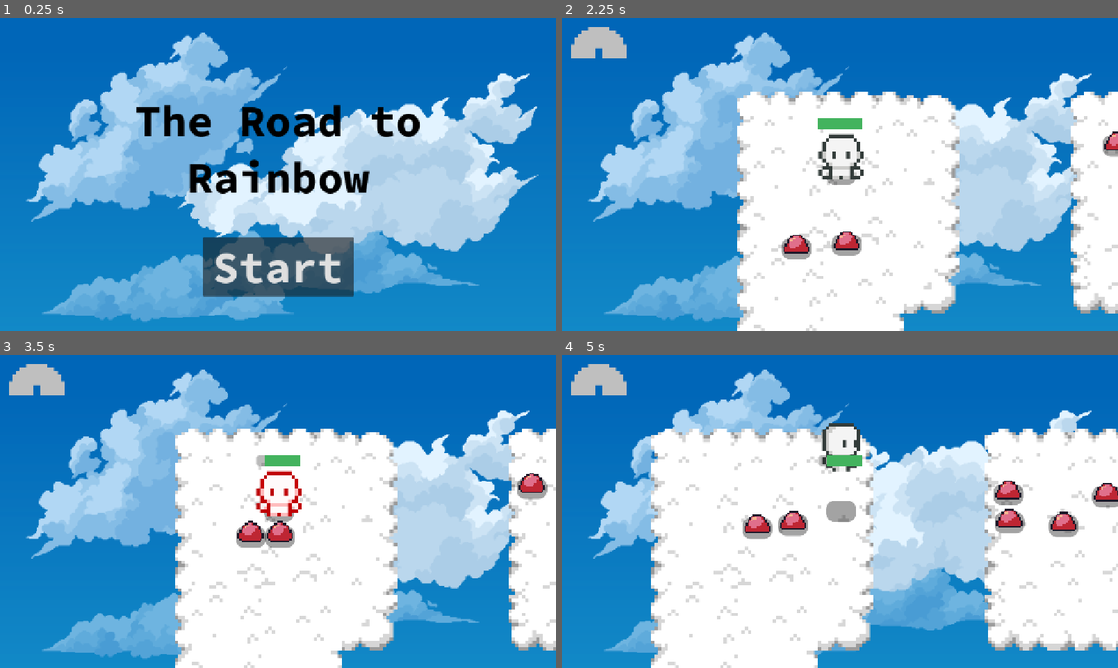
Above: before the commit, frames 1-4 (two rows, left to right).
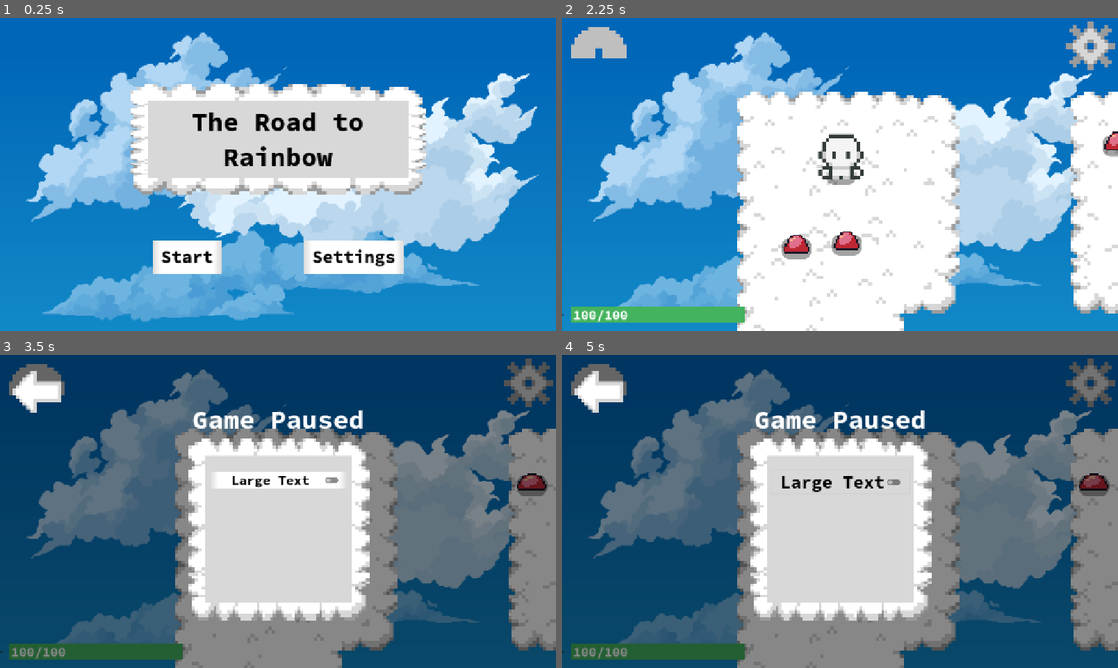
Above: after the commit, the same moments.

Repository: emkartch/the_road_to_rainbow_alt
Game: Godot game, scene res://main.tscn
The game is run twice, just before and just after one commit, with the same random seed, the same clock (stepped at 60 frames per second) and the same inputs.
Inputs (mouse positions are in pixels of both pictures, inside the frame that each line leads up to):
- Up to frame 1 (0.25 s): no input
- Up to frame 2 (2.25 s): click (917, 255) at 0.5 s, where only the run after the commit has a clickable "Settings"; click (600, 55) at 1.27 s; click "Start" at 2 s
- Up to frame 3 (3.5 s): click (528, 383) at 2.77 s
- Up to frame 4 (5 s): click (840, 480) at 3.5 s, where only the run after the commit has a clickable "Large Text"; hold Right (move_right) from 4.28 s (still down); hold Shift (run) from 4.28 s (still down); tap E (interact) at 4.35 s; tap Space (jump) at 4.52 s

The runs differ from the first frame. In frame 1, 25% of the frame differs, in the area x 23-77%, y 21-90%; in frame 2, 2.7%; in frame 3, 95%; in frame 4, 97%, in the area x 0-100%, y 0-100%.
Error before the commit: Invalid access to property or key 'collider' on a base object of type 'KinematicCollision2D'. (res://player/states/motion/on_ground/move.gd:52)

Commit message:
Accessibility & UI/UX
All of the files for the "Accessibility & UI/UX" assignment in ATLS 4140.

Diff:
--- a/global_variables.gd
+++ b/global_variables.gd
@@ -9,6 +9,10 @@
 var level_count = 1
 
 var active_collision = false
+
+var max_player_health = 100.0
+
+var main_game_running = false
 
 func direction_animation_update(type: String):
 
--- a/hud.gd
+++ b/hud.gd
@@ -4,14 +4,16 @@
 signal start_game
 
 @onready var tileMap = get_node("/root/Main/Tilemap")
+@onready var theme = preload("res://theme/trtr_theme.tres")
 
 #var titleText = "The Road to Rainbow"
 func _ready():
-	$Rainbow.hide()
+	$InLevel.hide()
+	$Settings.hide()
 	tileMap.hide()
 
 func show_game_over():
-	$Rainbow.hide()
+	$InLevel.hide()
 	tileMap.get_node("Clouds V1").enabled = false
 	tileMap.get_node("Clouds V2").enabled = false
 	tileMap.get_node("Clouds V3").enabled = false
@@ -22,15 +24,14 @@
 	# Wait until the MessageTimer has counted down.
 	await $MessageTimer.timeout
 
-	$TitleLabel.text = "The Road to\nRainbow"
-	$TitleLabel.show()
+	%TitleLabel.text = "The Road to\nRainbow"
+	$TitleContainer.show()
 	# Make a one-shot timer and wait for it to finish.
 	await get_tree().create_timer(1.0).timeout
-	$StartButton.show()
+	$TitleButtonsContainer.show()
 
 func show_win():
-
-	$Rainbow.hide()
+	$InLevel.hide()
 	tileMap.get_node("Clouds V1").enabled = false
 	tileMap.get_node("Clouds V2").enabled = false
 	tileMap.get_node("Clouds V3").enabled = false
@@ -40,27 +41,66 @@
 	show_message("You win!")
 
 	# Wait until the MessageTimer has counted down.
-	#await $MessageTimer.timeout
-	#await get_tree().create_timer(2.0).timeout
+	await $MessageTimer.timeout
 
-	$TitleLabel.text = "The Road to\nRainbow"
-	$TitleLabel.show()
+	%TitleLabel.text = "The Road to\nRainbow"
+	$TitleContainer.show()
 	# Make a one-shot timer and wait for it to finish.
 	await get_tree().create_timer(1.0).timeout
-	$StartButton.show()
+	$TitleButtonsContainer.show()
 
 func show_message(text):
-	$TitleLabel.text = text
-	$TitleLabel.show()
+	%TitleLabel.text = text
+	$TitleContainer.show()
 	$MessageTimer.start()
 
 func _on_start_button_pressed() -> void:
-	$StartButton.hide()
-	$TitleLabel.hide()
-	$Rainbow.texture = load("res://rainbow_hud/rainbow_0.png")
-	$Rainbow.show()
+	$TitleContainer.hide()
+	$TitleButtonsContainer.hide()
+	%RainbowIcon.texture = load("res://rainbow_hud/rainbow_0.png")
+	$InLevel.show()
 	tileMap.show()
 	start_game.emit()
 
 func _on_message_timer_timeout() -> void:
-	$TitleLabel.hide()
+	$TitleContainer.hide()
+
+func show_settings():
+	get_tree().paused = true
+	if Global.main_game_running == false:
+		$TitleButtonsContainer.hide()
+		$TitleContainer.hide()
+	$Settings.show()
+
+func _on_settings_icon_button_pressed() -> void:
+	show_settings()
+
+func _on_settings_button_pressed() -> void:
+	show_settings()
+
+func _on_return_icon_pressed() -> void:
+	$Settings.hide()
+	if Global.main_game_running == false:
+		$TitleButtonsContainer.show()
+		$TitleContainer.show()
+	get_tree().paused = false
+
+func _on_check_button_toggled(toggled_on: bool) -> void:
+	# needs overridded
+	# check button
+	# health label
+	# health bar
+	if toggled_on:
+		theme.set_font_size("font_size", "Label", 80)
+		theme.set_font_size("font_size", "Button", 60)
+		theme.set_font_size("font_size", "CheckButton", 60)
+		%HealthBar.size.y = 50
+		%HealthBar.position.y = 650
+		%HealthLabel.add_theme_font_size_override("font_size", 50)
+	elif not toggled_on:
+		theme.set_font_size("font_size", "Label", 60)
+		theme.set_font_size("font_size", "Button", 40)
+		theme.set_font_size("font_size", "CheckButton", 40)
+		%HealthBar.size.y = 35
+		%HealthBar.position.y = 665
+		%HealthLabel.add_theme_font_size_override("font_size", 30)
--- a/hud.tscn
+++ b/hud.tscn
@@ -1,63 +1,268 @@
-[gd_scene load_steps=6 format=3 uid="uid://ds8aae77ps3fc"]
+[gd_scene load_steps=19 format=3 uid="uid://ds8aae77ps3fc"]
 
 [ext_resource type="Script" uid="uid://dlthtkrjshg3q" path="res://hud.gd" id="1_64ctp"]
 [ext_resource type="FontFile" uid="uid://b5bspum6ffekd" path="res://fonts/SourceCodePro-Bold.ttf" id="2_8sq4i"]
+[ext_resource type="Texture2D" uid="uid://cvdbagoqtms8r" path="res://theme/arrow_icon.png" id="3_1xsix"]
 [ext_resource type="Texture2D" uid="uid://b5uoqn2mwnf81" path="res://rainbow_hud/rainbow_0.png" id="3_8sq4i"]
+[ext_resource type="Theme" uid="uid://cmjabatqf4rvy" path="res://theme/trtr_theme.tres" id="3_640wx"]
+[ext_resource type="Texture2D" uid="uid://cjmfssectndfo" path="res://theme/settings_icon.png" id="4_a2258"]
+
+[sub_resource type="StyleBoxFlat" id="StyleBoxFlat_8sq4i"]
+bg_color = Color(0.6, 0.6, 0.6, 0)
 
 [sub_resource type="InputEventAction" id="InputEventAction_640wx"]
 
 [sub_resource type="Shortcut" id="Shortcut_a2258"]
 events = [SubResource("InputEventAction_640wx")]
 
+[sub_resource type="InputEventAction" id="InputEventAction_1xsix"]
+
+[sub_resource type="Shortcut" id="Shortcut_rftc2"]
+events = [SubResource("InputEventAction_1xsix")]
+
+[sub_resource type="InputEventAction" id="InputEventAction_rftc2"]
+
+[sub_resource type="Shortcut" id="Shortcut_61f8s"]
+events = [SubResource("InputEventAction_rftc2")]
+
+[sub_resource type="StyleBoxFlat" id="StyleBoxFlat_640wx"]
+bg_color = Color(0.262643, 0.702466, 0.369465, 1)
+
+[sub_resource type="InputEventAction" id="InputEventAction_61f8s"]
+
+[sub_resource type="Shortcut" id="Shortcut_g10ll"]
+events = [SubResource("InputEventAction_61f8s")]
+
+[sub_resource type="InputEventAction" id="InputEventAction_g10ll"]
+
+[sub_resource type="Shortcut" id="Shortcut_gpiub"]
+events = [SubResource("InputEventAction_g10ll")]
+
 [node name="HUD" type="CanvasLayer"]
+process_mode = 3
 script = ExtResource("1_64ctp")
 
-[node name="StartButton" type="Button" parent="."]
-anchors_preset = 7
-anchor_left = 0.5
-anchor_top = 1.0
-anchor_right = 0.5
-anchor_bottom = 1.0
-offset_left = -174.0
-offset_top = -215.0
-offset_right = 174.0
-offset_bottom = -80.0
-grow_horizontal = 2
-grow_vertical = 0
-theme_override_fonts/font = ExtResource("2_8sq4i")
-theme_override_font_sizes/font_size = 100
-shortcut = SubResource("Shortcut_a2258")
-text = "Start"
-
-[node name="TitleLabel" type="Label" parent="."]
+[node name="MessageTimer" type="Timer" parent="."]
+wait_time = 2.0
+one_shot = true
+
+[node name="TitleContainer" type="PanelContainer" parent="."]
 anchors_preset = 8
 anchor_left = 0.5
 anchor_top = 0.5
 anchor_right = 0.5
 anchor_bottom = 0.5
 offset_left = -330.0
-offset_top = -188.5
+offset_top = -210.0
 offset_right = 330.0
-offset_bottom = 68.5
-grow_horizontal = 2
-grow_vertical = 2
-theme_override_colors/font_color = Color(0, 0, 0, 1)
-theme_override_fonts/font = ExtResource("2_8sq4i")
-theme_override_font_sizes/font_size = 100
+offset_bottom = 47.0
+grow_horizontal = 2
+grow_vertical = 2
+theme = ExtResource("3_640wx")
+
+[node name="TitleLabel" type="Label" parent="TitleContainer"]
+unique_name_in_owner = true
+layout_mode = 2
+theme = ExtResource("3_640wx")
 text = "The Road to
 Rainbow"
 horizontal_alignment = 1
 
-[node name="MessageTimer" type="Timer" parent="."]
-wait_time = 2.0
-one_shot = true
-
-[node name="Rainbow" type="TextureRect" parent="."]
+[node name="TitleButtonsContainer" type="PanelContainer" parent="."]
+anchors_preset = 7
+anchor_left = 0.5
+anchor_top = 1.0
+anchor_right = 0.5
+anchor_bottom = 1.0
+offset_left = -290.0
+offset_top = -210.0
+offset_right = 290.0
+offset_bottom = -133.0
+grow_horizontal = 2
+grow_vertical = 0
+theme_override_styles/panel = SubResource("StyleBoxFlat_8sq4i")
+
+[node name="HBoxContainer" type="HBoxContainer" parent="TitleButtonsContainer"]
+layout_mode = 2
+
+[node name="StartButton" type="Button" parent="TitleButtonsContainer/HBoxContainer"]
+unique_name_in_owner = true
+layout_mode = 2
+theme = ExtResource("3_640wx")
+shortcut = SubResource("Shortcut_a2258")
+text = "Start"
+
+[node name="Spacer" type="Control" parent="TitleButtonsContainer/HBoxContainer"]
+layout_mode = 2
+size_flags_horizontal = 3
+
+[node name="SettingsButton" type="Button" parent="TitleButtonsContainer/HBoxContainer"]
+unique_name_in_owner = true
+layout_mode = 2
+theme = ExtResource("3_640wx")
+shortcut = SubResource("Shortcut_rftc2")
+text = "Settings"
+
+[node name="InLevel" type="CanvasLayer" parent="."]
+
+[node name="RainbowIcon" type="TextureRect" parent="InLevel"]
+unique_name_in_owner = true
 offset_left = 20.0
 offset_top = 20.0
 offset_right = 148.0
 offset_bottom = 92.0
 texture = ExtResource("3_8sq4i")
 
-[connection signal="pressed" from="StartButton" to="." method="_on_start_button_pressed"]
+[node name="SettingsIconButton" type="TextureButton" parent="InLevel"]
+anchors_preset = 1
+anchor_left = 1.0
+anchor_right = 1.0
+offset_left = -128.0
+offset_bottom = 128.0
+grow_horizontal = 0
+shortcut = SubResource("Shortcut_61f8s")
+texture_normal = ExtResource("4_a2258")
+
+[node name="PanelContainer" type="PanelContainer" parent="InLevel"]
+anchors_preset = 2
+anchor_top = 1.0
+anchor_bottom = 1.0
+offset_top = -40.0
+offset_right = 4.0
+offset_bottom = -36.0
+grow_vertical = 0
+
+[node name="HealthBar" type="ProgressBar" parent="InLevel"]
+unique_name_in_owner = true
+anchors_preset = 2
+anchor_top = 1.0
+anchor_bottom = 1.0
+offset_left = 20.0
+offset_top = -55.0
+offset_right = 420.0
+offset_bottom = -20.0
+grow_vertical = 0
+theme_override_styles/fill = SubResource("StyleBoxFlat_640wx")
+value = 100.0
+show_percentage = false
+
+[node name="HealthLabel" type="Label" parent="InLevel/HealthBar"]
+unique_name_in_owner = true
+layout_mode = 1
+anchors_preset = 4
+anchor_top = 0.5
+anchor_bottom = 0.5
+offset_left = 5.0
+offset_top = -19.5
+offset_right = 131.0
+offset_bottom = 19.5
+grow_vertical = 2
+theme_override_fonts/font = ExtResource("2_8sq4i")
+theme_override_font_sizes/font_size = 30
+text = "100/100"
+
+[node name="Settings" type="CanvasLayer" parent="."]
+layer = 5
+
+[node name="ColorRect" type="ColorRect" parent="Settings"]
+anchors_preset = 15
+anchor_right = 1.0
+anchor_bottom = 1.0
+grow_horizontal = 2
+grow_vertical = 2
+color = Color(0, 0, 0, 0.470588)
+
+[node name="ReturnIcon" type="TextureButton" parent="Settings"]
+offset_left = 20.0
+offset_top = 20.0
+offset_right = 148.0
+offset_bottom = 148.0
+shortcut = SubResource("Shortcut_g10ll")
+texture_normal = ExtResource("3_1xsix")
+
+[node name="Control" type="Control" parent="Settings"]
+layout_mode = 3
+anchors_preset = 8
+anchor_left = 0.5
+anchor_top = 0.5
+anchor_right = 0.5
+anchor_bottom = 0.5
+offset_left = -20.0
+offset_top = -20.0
+offset_right = 20.0
+offset_bottom = 20.0
+grow_horizontal = 2
+grow_vertical = 2
+theme = ExtResource("3_640wx")
+
+[node name="VBoxContainer" type="VBoxContainer" parent="Settings/Control"]
+layout_mode = 1
+anchors_preset = 8
+anchor_left = 0.5
+anchor_top = 0.5
+anchor_right = 0.5
+anchor_bottom = 0.5
+offset_left = -198.0
+offset_top = -250.0
+offset_right = 198.0
+offset_bottom = 250.0
+grow_horizontal = 2
+grow_vertical = 2
+
+[node name="Label" type="Label" parent="Settings/Control/VBoxContainer"]
+layout_mode = 2
+theme_override_colors/font_color = Color(1, 1, 1, 1)
+text = "Game Paused"
+
+[node name="PanelContainer" type="PanelContainer" parent="Settings/Control/VBoxContainer"]
+layout_mode = 2
+size_flags_vertical = 3
+
+[node name="VBoxContainer" type="VBoxContainer" parent="Settings/Control/VBoxContainer/PanelContainer"]
+layout_mode = 2
+
+[node name="Spacer" type="Control" parent="Settings/Control/VBoxContainer/PanelContainer/VBoxContainer"]
+layout_mode = 2
+size_flags_vertical = 3
+
+[node name="CheckButton" type="CheckButton" parent="Settings/Control/VBoxContainer/PanelContainer/VBoxContainer"]
+layout_mode = 2
+size_flags_vertical = 3
+shortcut = SubResource("Shortcut_gpiub")
+text = "Large Text"
+alignment = 1
+
+[node name="Spacer2" type="Control" parent="Settings/Control/VBoxContainer/PanelContainer/VBoxContainer"]
+layout_mode = 2
+size_flags_vertical = 3
+
+[node name="Spacer3" type="Control" parent="Settings/Control/VBoxContainer/PanelContainer/VBoxContainer"]
+layout_mode = 2
+size_flags_vertical = 3
+
+[node name="Spacer4" type="Control" parent="Settings/Control/VBoxContainer/PanelContainer/VBoxContainer"]
+layout_mode = 2
+size_flags_vertical = 3
+
+[node name="Spacer5" type="Control" parent="Settings/Control/VBoxContainer/PanelContainer/VBoxContainer"]
+layout_mode = 2
+size_flags_vertical = 3
+
+[node name="Spacer6" type="Control" parent="Settings/Control/VBoxContainer/PanelContainer/VBoxContainer"]
+layout_mode = 2
+size_flags_vertical = 3
+
+[node name="Spacer7" type="Control" parent="Settings/Control/VBoxContainer/PanelContainer/VBoxContainer"]
+layout_mode = 2
+size_flags_vertical = 3
+
+[node name="Spacer8" type="Control" parent="Settings/Control/VBoxContainer/PanelContainer/VBoxContainer"]
+layout_mode = 2
+size_flags_vertical = 3
+
 [connection signal="timeout" from="MessageTimer" to="." method="_on_message_timer_timeout"]
+[connection signal="pressed" from="TitleButtonsContainer/HBoxContainer/StartButton" to="." method="_on_start_button_pressed"]
+[connection signal="pressed" from="TitleButtonsContainer/HBoxContainer/SettingsButton" to="." method="_on_settings_button_pressed"]
+[connection signal="pressed" from="InLevel/SettingsIconButton" to="." method="_on_settings_icon_button_pressed"]
+[connection signal="pressed" from="Settings/ReturnIcon" to="." method="_on_return_icon_pressed"]
+[connection signal="toggled" from="Settings/Control/VBoxContainer/PanelContainer/VBoxContainer/CheckButton" to="." method="_on_check_button_toggled"]
--- a/main.gd
+++ b/main.gd
@@ -1,15 +1,14 @@
 extends Node
 
-var main_game_running = false
 var boss_level = false
-var max_player_health = 100.0
 
 var lever_number = 0
 
 @onready var hud = get_node("/root/Main/HUD")
-@onready var rainbow = get_node("/root/Main/HUD/Rainbow")
+@onready var rainbow = get_node("/root/Main/HUD/InLevel/RainbowIcon")
 @onready var player = get_node("/root/Main/Player")
-@onready var healthBar = get_node("/root/Main/Player/HealthBar")
+@onready var healthBar = get_node("/root/Main/HUD/InLevel/HealthBar")
+@onready var healthBarText = get_node("/root/Main/HUD/InLevel/HealthBar/HealthLabel")
 @onready var tileMap = get_node("/root/Main/Tilemap")
 @onready var tileMapLevers = get_node("/root/Main/Tilemap/Levers")
 @onready var tileMapHeart = get_node("/root/Main/Tilemap/Heart")
@@ -31,108 +30,65 @@
 	pass
 
 func _process(delta: float) -> void:
-	var interactive_collision = $Player/HurtBox.get_overlapping_bodies()
-	var area_collision = $Player/HurtBox.get_overlapping_areas()
-	for object in interactive_collision:
-		if object.name == "Levers":
-			if Input.is_action_just_pressed("interact"):
-				if lever_number == 0:
-					tileMapLevers.set_cell(Vector2i(5,6),1,Vector2i(0,1))
-					tileMap.get_node("Clouds V1").enabled = false
-					tileMap.get_node("Clouds V2").enabled = true
-					lever_number += 1
-					return
-				elif lever_number == 1:
-					tileMapLevers.set_cell(Vector2i(16,2),1,Vector2i(0,1))
-					tileMap.get_node("Clouds V2").enabled = false
-					tileMap.get_node("Clouds V3").enabled = true
-					lever_number += 1
-					return
-				elif lever_number == 2:
-					tileMapLevers.set_cell(Vector2i(11,12),1,Vector2i(0,1))
-					tileMap.get_node("Clouds V3").enabled = false
-					tileMap.get_node("Clouds V4").enabled = true
-					lever_number += 1
-					return
-		if object.name == "Heart":
-			tileMapHeart.erase_cell(Vector2i(4,11))
-			max_player_health += 10
-			healthBar.max_value = max_player_health
-			if player.health < max_player_health:
-				if player.health <= max_player_health - 25.0:
-					player.health += 25.0
-				else:
-					player.health = max_player_health
-			healthBar.value = player.health
-			hud.show_message("Health +10")
-	for area in area_collision:
-		if area.name == "Boss Area" and boss_level == false:
-			tileMap.get_node("Clouds V4").enabled = false
-			tileMap.get_node("Clouds V1").enabled = true
-			var boss_position = tile_cell_size * Vector2(18,14)
-			spawn_mob(Vector2(3,3),6,boss_position)
-			boss_level = true
-	var mob_group = get_tree().get_nodes_in_group("mobs").is_empty()
-	if mob_group and boss_level:
-		$HUD.show_win()
-		$Player.hide()
-	#if main_game_running and mob_group and boss_level:
-		#if Global.level_count == 1:
-			#end_level()
-			#new_level("2",2)
-		#elif Global.level_count == 2:
-			#end_level()
-			#new_level("3",3)
-		#elif Global.level_count == 3:
-			#end_level()
-			#new_level("4",4)
-		#elif Global.level_count == 4:
-			#end_level()
-			#new_level("5",6)
-		#elif Global.level_count == 5:
-			#end_level()
-			#new_level("6",7)
-		#elif Global.level_count == 6:
-			#end_level()
-			#new_level("7",8)
-		#elif Global.level_count == 7:
-			#await get_tree().create_timer(0.5).timeout
-			#Global.level_count += 1
-			#main_game_running = false
-			#boss_level = false
-			#$HUD.show_win()
-			#$Player.hide()
-	#elif main_game_running and mob_group:
-		#if Global.level_count == 1:
-			#spawn_mob(Vector2(1.5,1.5),4)
-			#boss_level = true
-		#elif Global.level_count == 2:
-			#spawn_mob(Vector2(2,2),5)
-			#boss_level = true
-		#elif Global.level_count == 3:
-			#spawn_mob(Vector2(2.5,2.5),6)
-			#boss_level = true
-		#elif Global.level_count == 4:
-			#spawn_mob(Vector2(2.5,2.5),7)
-			#boss_level = true
-		#elif Global.level_count == 5:
-			#spawn_mob(Vector2(3,3),8)
-			#boss_level = true
-		#elif Global.level_count == 6:
-			#spawn_mob(Vector2(3.5,3.5),9)
-			#boss_level = true
-		#elif Global.level_count == 7:
-			#spawn_mob(Vector2(4,4),10)
-			#boss_level = true
+	if Global.main_game_running:
+		var interactive_collision = $Player/HurtBox.get_overlapping_bodies()
+		var area_collision = $Player/HurtBox.get_overlapping_areas()
+		for object in interactive_collision:
+			if object.name == "Levers":
+				if Input.is_action_just_pressed("interact"):
+					if lever_number == 0:
+						tileMapLevers.set_cell(Vector2i(5,6),1,Vector2i(0,1))
+						tileMap.get_node("Clouds V1").enabled = false
+						tileMap.get_node("Clouds V2").enabled = true
+						lever_number += 1
+						return
+					elif lever_number == 1:
+						tileMapLevers.set_cell(Vector2i(16,2),1,Vector2i(0,1))
+						tileMap.get_node("Clouds V2").enabled = false
+						tileMap.get_node("Clouds V3").enabled = true
+						lever_number += 1
+						return
+					elif lever_number == 2:
+						tileMapLevers.set_cell(Vector2i(11,12),1,Vector2i(0,1))
+						tileMap.get_node("Clouds V3").enabled = false
+						tileMap.get_node("Clouds V4").enabled = true
+						lever_number += 1
+						return
+			if object.name == "Heart":
+				tileMapHeart.erase_cell(Vector2i(4,11))
+				Global.max_player_health += 25
+				healthBar.max_value = Global.max_player_health
+				healthBar.size.x = Global.max_player_health * 4
+				if player.health < Global.max_player_health:
+					if player.health <= Global.max_player_health - 25.0:
+						player.health += 25.0
+					else:
+						player.health = Global.max_player_health
+				healthBar.value = player.health
+				healthBarText.text = str(int(player.health)) + "/" + str(int(Global.max_player_health))
+				hud.show_message("Health +25")
+		for area in area_collision:
+			if area.name == "Boss Area" and boss_level == false:
+				tileMap.get_node("Clouds V4").enabled = false
+				tileMap.get_node("Clouds V1").enabled = true
+				var boss_position = tile_cell_size * Vector2(18,14)
+				spawn_mob(Vector2(3,3),6,boss_position)
+				boss_level = true
+		var mob_group = get_tree().get_nodes_in_group("mobs").is_empty()
+		if mob_group and boss_level:
+			Global.main_game_running = false
+			$HUD.show_win()
+			$Player.hide()
 
 func _on_player_health_depleted():
 	get_tree().call_group("mobs", "queue_free")
-	main_game_running = false
+	Global.main_game_running = false
 	$HUD.show_game_over()
 
 func new_game() -> void:
-	player.health = max_player_health
+	player.health = Global.max_player_health
 	healthBar.value = player.health
+	healthBarText.text = str(int(player.health)) + "/" + str(int(Global.max_player_health))
 	tileMap.get_node("Clouds V1").enabled = true
 	tileMap.get_node("Clouds V2").enabled = false
 	tileMap.get_node("Clouds V3").enabled = false
@@ -143,25 +99,14 @@
 	for vector in minion_locations:
 		var location = vector * tile_cell_size
 		spawn_mob(Vector2(1,1),3,location)
-	main_game_running = true
+	Global.main_game_running = true
 
 func new_level(level: String, mob_health):
 	hud.show_message("Level " + level + "\n(Health +10)")
-	#for i in range(6):
-		#spawn_mob(Vector2(1,1),mob_health)
-		#await get_tree().create_timer(1).timeout
-	main_game_running = true
+	Global.main_game_running = true
 
 func end_level():
 	rainbow.texture = load("res://rainbow_hud/rainbow_" + str(Global.level_count) + ".png")
-	#max_player_health += 10
-	#healthBar.max_value = max_player_health
-	#if player.health < max_player_health:
-		#if player.health <= max_player_health - 25.0:
-			#player.health += 25.0
-		#else:
-			#player.health = max_player_health
-	#healthBar.value = player.health
-	main_game_running = false
+	Global.main_game_running = false
 	boss_level = false
 	Global.level_count += 1
--- a/main.tscn
+++ b/main.tscn
@@ -42,6 +42,7 @@
 point_count = 5
 
 [node name="Main" type="Node2D"]
+process_mode = 1
 y_sort_enabled = true
 script = ExtResource("1_lquwl")
 
--- a/player/Player.tscn
+++ b/player/Player.tscn
@@ -445,9 +445,6 @@
 script/source = "extends AnimatedSprite2D
 "
 
-[sub_resource type="StyleBoxFlat" id="StyleBoxFlat_ebec5"]
-bg_color = Color(0.262643, 0.702466, 0.369465, 1)
-
 [sub_resource type="RectangleShape2D" id="RectangleShape2D_d4g0h"]
 size = Vector2(1301, 745)
 
@@ -518,24 +515,6 @@
 position = Vector2(1.5, -9.129)
 scale = Vector2(2.00231, 2.38969)
 polygon = PackedVector2Array(-27, 14.831, -27, -21, 27, -21, 27, 14.831)
-
-[node name="HealthBar" type="ProgressBar" parent="."]
-unique_name_in_owner = true
-anchors_preset = 8
-anchor_left = 0.5
-anchor_top = 0.5
-anchor_right = 0.5
-anchor_bottom = 0.5
-offset_left = -50.0
-offset_top = -130.0
-offset_right = 50.0
-offset_bottom = -105.0
-grow_horizontal = 2
-grow_vertical = 2
-theme_override_styles/fill = SubResource("StyleBoxFlat_ebec5")
-value = 100.0
-fill_mode = 1
-show_percentage = false
 
 [node name="Camera2D" type="Camera2D" parent="."]
 
--- a/player/player_controller.gd
+++ b/player/player_controller.gd
@@ -11,6 +11,8 @@
 @onready var main = get_node("/root/Main")
 @onready var state_machine = get_node("/root/Main/Player/StateMachine")
 @onready var animatedSprite = get_node("/root/Main/Player/BodyPivot/AnimatedSprite2D")
+@onready var healthBar = get_node("/root/Main/HUD/InLevel/HealthBar")
+@onready var healthBarText = get_node("/root/Main/HUD/InLevel/HealthBar/HealthLabel")
 
 func _ready():
 	screen_size = get_viewport_rect().size
@@ -41,7 +43,8 @@
 	if body is CharacterBody2D:
 		health -= 10
 		Global.direction_animation_update("stagger")
-		%HealthBar.value = health
+		healthBar.value = health
+		healthBarText.text = str(int(health)) + "/" + str(int(Global.max_player_health))
 		if health <= 0.0:
 			hide() # Player disappears after being hit.
 			health_depleted.emit()
--- a/project.godot
+++ b/project.godot
@@ -17,7 +17,7 @@
 config/tags=PackedStringArray("2d", "ai", "demo", "official")
 run/main_scene="res://main.tscn"
 config/features=PackedStringArray("4.4")
-config/icon="res://icon.webp"
+config/icon="uid://bxy0ptjj452vg"
 
 [autoload]
 
--- /dev/null
+++ b/theme/trtr_theme.tres
@@ -0,0 +1,46 @@
+[gd_resource type="Theme" load_steps=7 format=3 uid="uid://cmjabatqf4rvy"]
+
+[ext_resource type="Texture2D" uid="uid://jbj6rccwweke" path="res://theme/cloud_frame_bigger.png" id="1_enpr5"]
+[ext_resource type="FontFile" uid="uid://b5bspum6ffekd" path="res://fonts/SourceCodePro-Bold.ttf" id="1_kqtux"]
+
+[sub_resource type="StyleBoxFlat" id="StyleBoxFlat_kqtux"]
+bg_color = Color(0.847059, 0.847059, 0.847059, 1)
+
+[sub_resource type="StyleBoxFlat" id="StyleBoxFlat_enpr5"]
+bg_color = Color(1, 1, 1, 1)
+border_width_left = 20
+border_width_right = 20
+border_color = Color(0.847059, 0.847059, 0.847059, 1)
+border_blend = true
+
+[sub_resource type="StyleBoxFlat" id="StyleBoxFlat_42xan"]
+bg_color = Color(1, 1, 1, 1)
+
+[sub_resource type="StyleBoxTexture" id="StyleBoxTexture_kqtux"]
+texture = ExtResource("1_enpr5")
+texture_margin_left = 40.0
+texture_margin_top = 40.0
+texture_margin_right = 40.0
+texture_margin_bottom = 40.0
+expand_margin_left = 10.0
+expand_margin_right = 10.0
+
+[resource]
+Button/colors/font_color = Color(0, 0, 0, 1)
+Button/colors/font_hover_color = Color(0, 0, 0, 1)
+Button/colors/font_pressed_color = Color(0, 0, 0, 1)
+Button/font_sizes/font_size = 40
+Button/fonts/font = ExtResource("1_kqtux")
+Button/styles/hover = SubResource("StyleBoxFlat_kqtux")
+Button/styles/normal = SubResource("StyleBoxFlat_enpr5")
+Button/styles/pressed = SubResource("StyleBoxFlat_42xan")
+CheckButton/colors/font_color = Color(0, 0, 0, 1)
+CheckButton/colors/font_focus_color = Color(0, 0, 0, 1)
+CheckButton/colors/font_hover_color = Color(0, 0, 0, 1)
+CheckButton/colors/font_hover_pressed_color = Color(0, 0, 0, 1)
+CheckButton/colors/font_pressed_color = Color(0, 0, 0, 1)
+CheckButton/font_sizes/font_size = 30
+Label/colors/font_color = Color(0, 0, 0, 1)
+Label/font_sizes/font_size = 60
+Label/fonts/font = ExtResource("1_kqtux")
+PanelContainer/styles/panel = SubResource("StyleBoxTexture_kqtux")
Binary file added: Accessibility & UI:UX - Wireframe.png
Not shown, added: Accessibility & UI:UX - Wireframe.png.import
Not shown: 1 places in player/Player.tscn that only renumber resources
Binary file added: rainbow_icon.png
Not shown, added: rainbow_icon.png.import
Binary file added: theme/arrow_icon.png
Not shown, added: theme/arrow_icon.png.import
Binary file added: theme/cloud_frame.png
Not shown, added: theme/cloud_frame.png.import
Binary file added: theme/cloud_frame_bigger.png
Not shown, added: theme/cloud_frame_bigger.png.import
Binary file added: theme/settings_icon.png
(and 4 more such lines)
